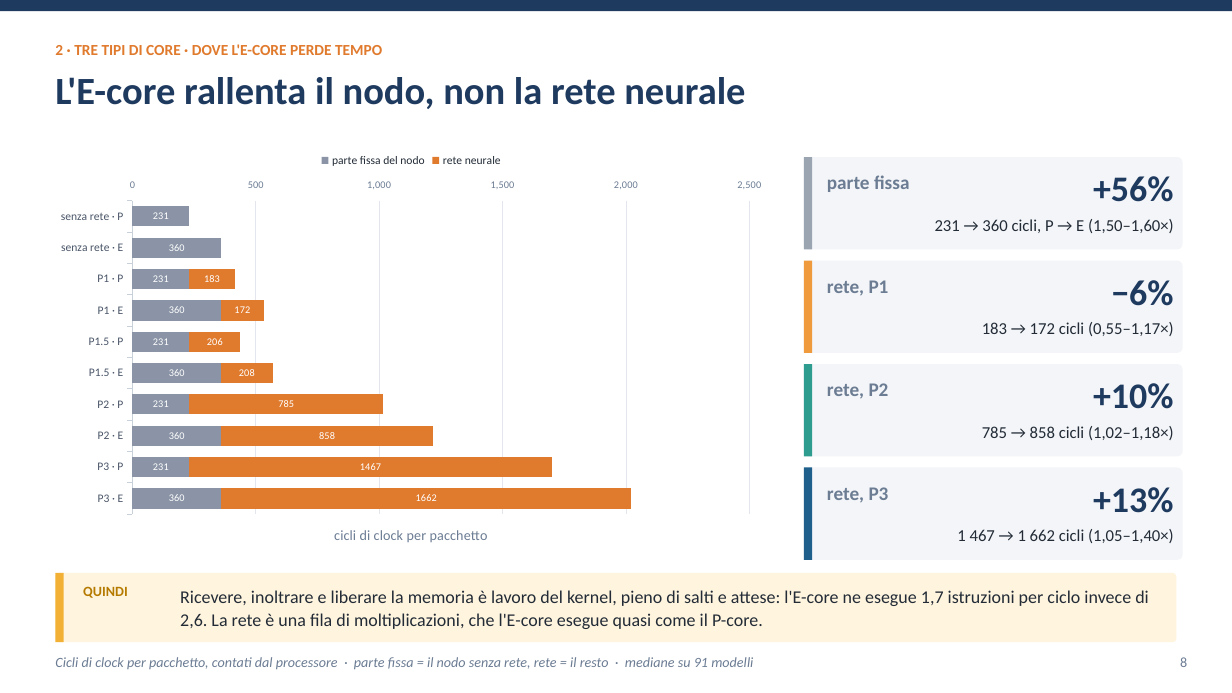
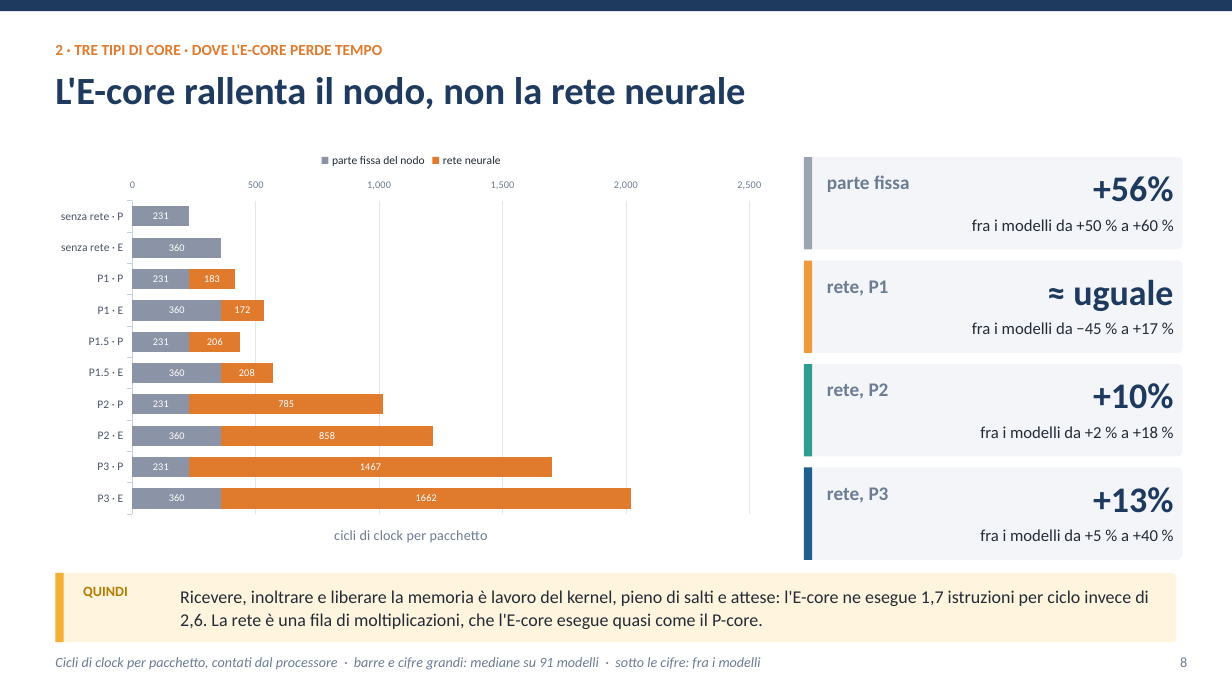
Before and after one commit to ettore-cantile/ipa_lab, a slide deck: slide 8 of docs/Inferenza di una rete neurale nel kernel Linux con eBPF XDP.pptx. Drawn at 1232x693 pixels with LibreOffice and Linux fonts; fonts in the diff are those of the drawing. Boxes give left, top, right and bottom in pixels: in the first picture for what was removed or moved away, otherwise in the second. Text is boxed around its words. In the diff, an @@ line names an element or a change of style, - is before the commit and + after.

```diff
--- a/docs/Inferenza di una rete neurale nel kernel Linux con eBPF XDP.pptx
+++ b/docs/Inferenza di una rete neurale nel kernel Linux con eBPF XDP.pptx
@@ text at (972,219,1158,231): text changed @@
-231 → 360 cicli, P → E (1,50–1,60×)
+fra i modelli da +50 % a +60 %
@@ text at (1073,279,1173,311): text changed @@
-−6%
+≈ uguale
@@ text at (972,322,1158,334): text changed @@
-183 → 172 cicli (0,55–1,17×)
+fra i modelli da −45 % a +17 %
@@ text at (980,426,1158,438): text changed @@
-785 → 858 cicli (1,02–1,18×)
+fra i modelli da +2 % a +18 %
@@ text at (980,529,1158,541): text changed @@
-1 467 → 1 662 cicli (1,05–1,40×)
+fra i modelli da +5 % a +40 %
@@ text at (55,657,761,670): text changed @@
-Cicli di clock per pacchetto, contati dal processore · parte fissa = il nodo senza rete, rete = il resto · mediane su 91 modelli
+Cicli di clock per pacchetto, contati dal processore · barre e cifre grandi: mediane su 91 modelli · sotto le cifre: fra i modelli
```
Also in this commit, not shown: 20 other slides changed, 11 other files.
